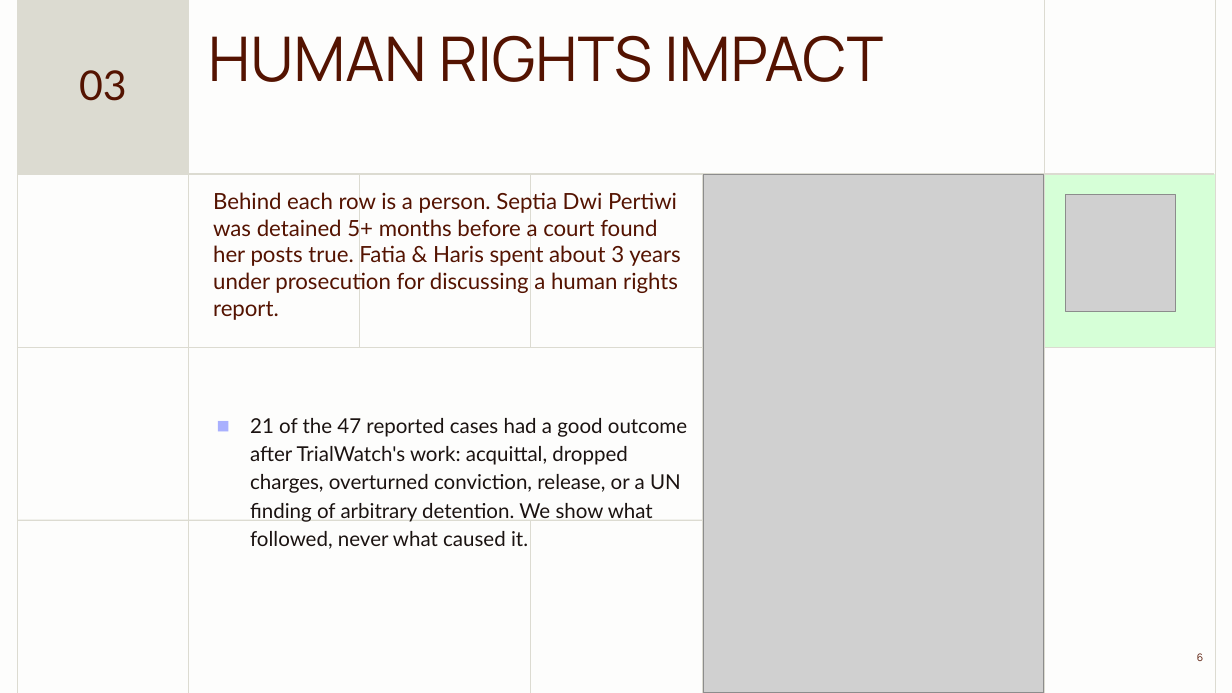
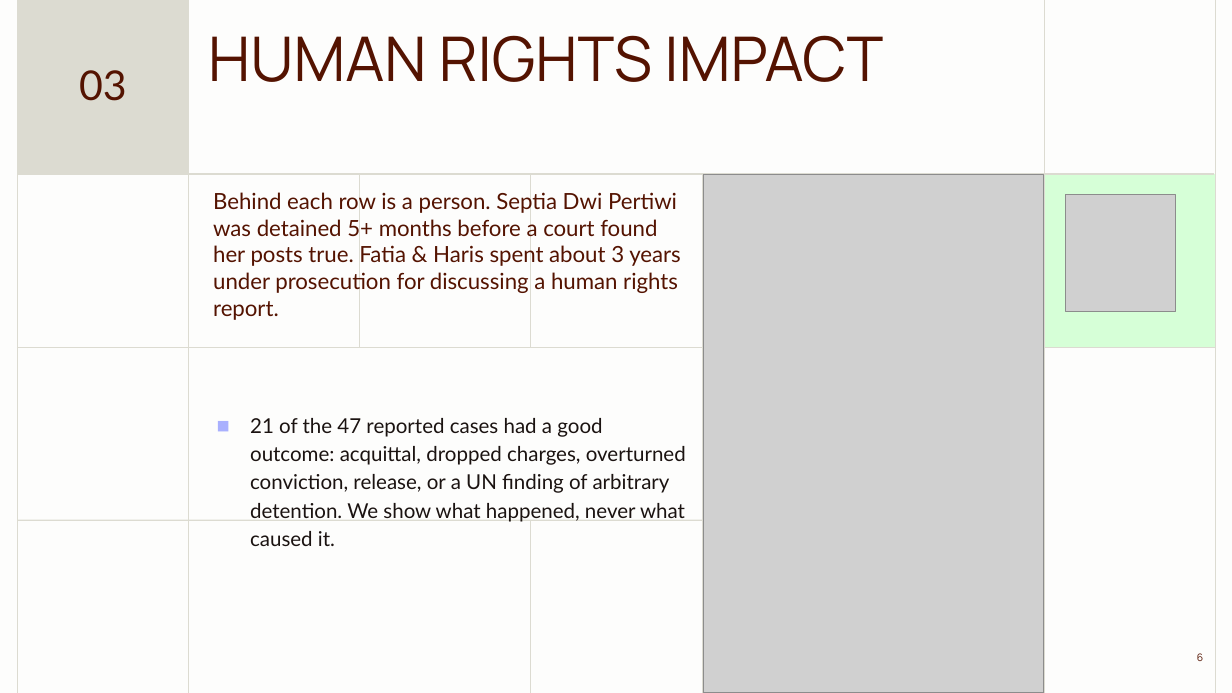
Before and after one commit to valentinasilva8/fairtrial-ai-hackathon, a slide deck: slide 6 of pitch/Precedent_and_Practice.pptx. Drawn at 1232x693 pixels with LibreOffice and Linux fonts; fonts in the diff are those of the drawing; grey boxes stand for pictures. Boxes give left, top, right and bottom in pixels: in the first picture for what was removed or moved away, otherwise in the second. Text is boxed around its words. In the diff, an @@ line names an element or a change of style, - is before the commit and + after.

```diff
--- a/pitch/Precedent_and_Practice.pptx
+++ b/pitch/Precedent_and_Practice.pptx
@@ subtitle at <box>250,418,686,546</box>: text changed @@
-◼ 21 of the 47 reported cases had a good outcome after TrialWatch's work: acquittal, dropped charges, overturned conviction, release, or a UN finding of arbitrary detention. We show what followed, never what caused it.
+◼ 21 of the 47 reported cases had a good outcome: acquittal, dropped charges, overturned conviction, release, or a UN finding of arbitrary detention. We show what happened, never what caused it.
```
Also in this commit, not shown: 3 other slides changed, 1 other file.
